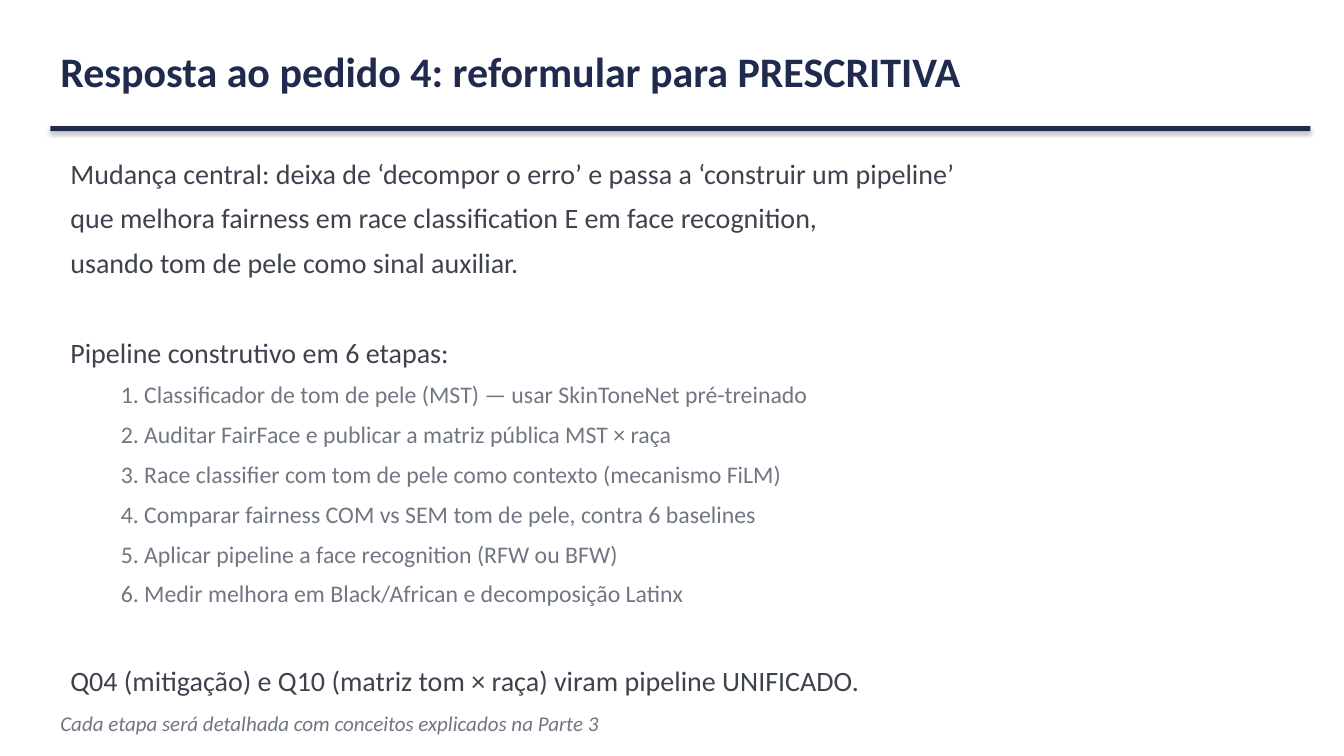
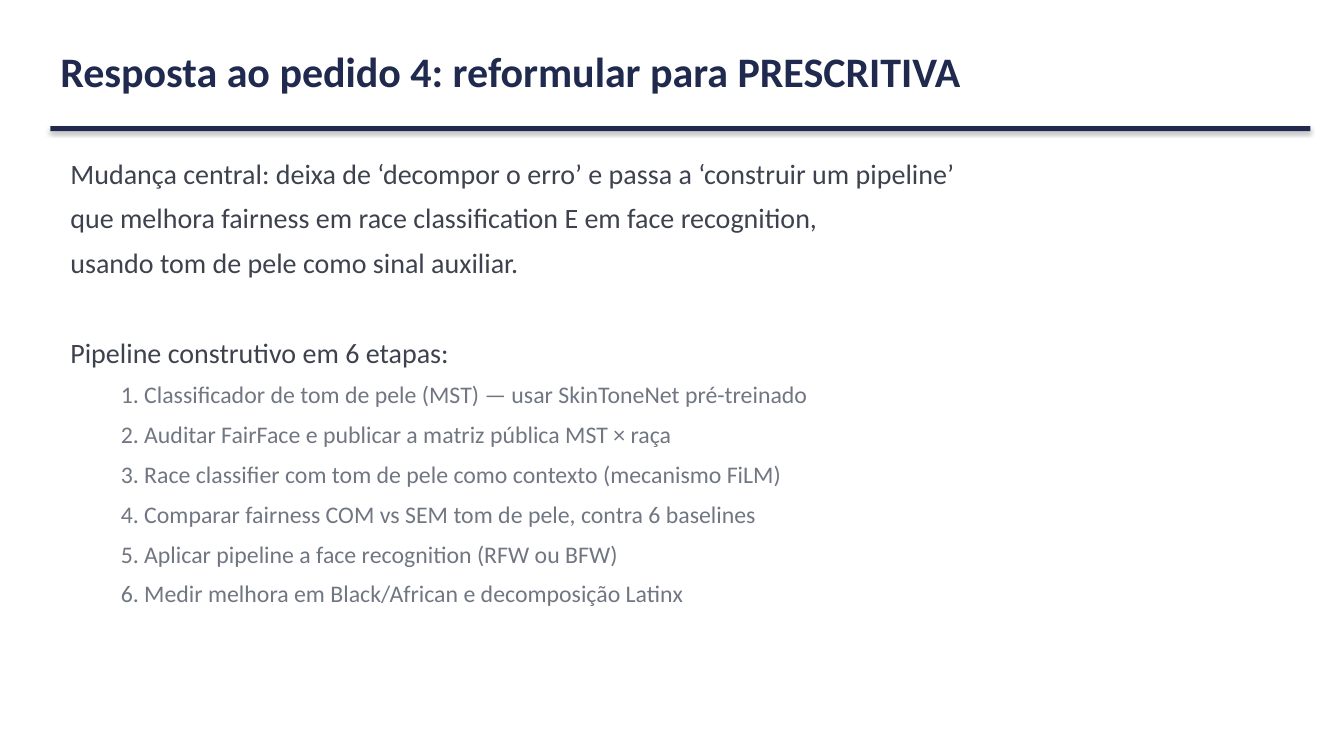
Before and after one commit to marcellozzetti/Facial-Recognition-Models-Mitigating-Bias, a slide deck: slide 11 of docs/ativo/material_reuniao_orientador_v3.2.1.pptx. Drawn at 1344x756 pixels with LibreOffice and Linux fonts; fonts in the diff are those of the drawing. Boxes give left, top, right and bottom in pixels: in the first picture for what was removed or moved away, otherwise in the second. Text is boxed around its words. In the diff, an @@ line names an element or a change of style, - is before the commit and + after.

```diff
--- a/docs/ativo/material_reuniao_orientador_v3.2.1.pptx
+++ b/docs/ativo/material_reuniao_orientador_v3.2.1.pptx
@@ text at box(70, 670, 859, 696): paragraph removed @@
-Q04 (mitigação) e Q10 (matriz tom × raça) viram pipeline UNIFICADO.
@@ text removed at box(60, 716, 599, 735) @@
-Cada etapa será detalhada com conceitos explicados na Parte 3
```
Also in this commit, not shown: 5 other slides changed, 1 slide removed, 1 other file.
